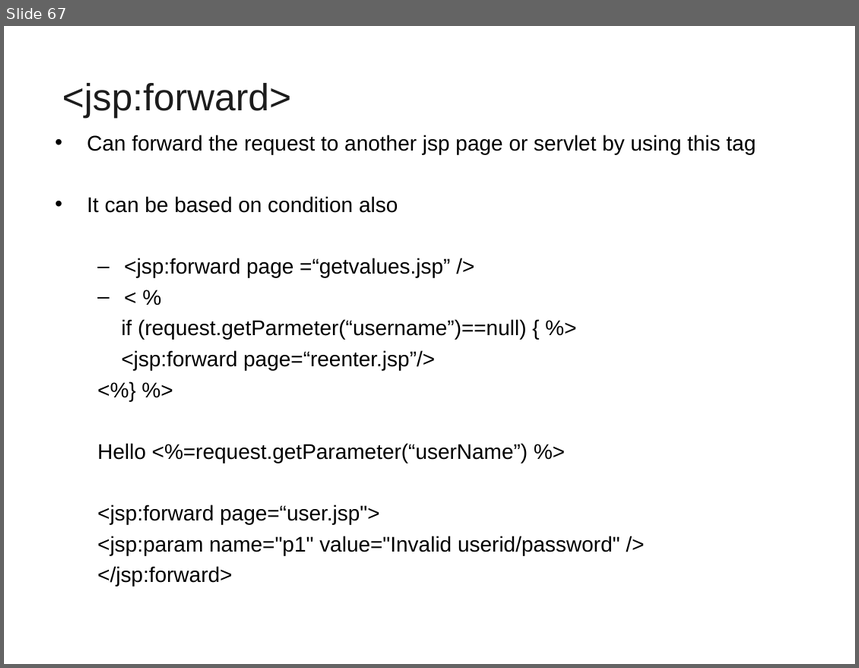
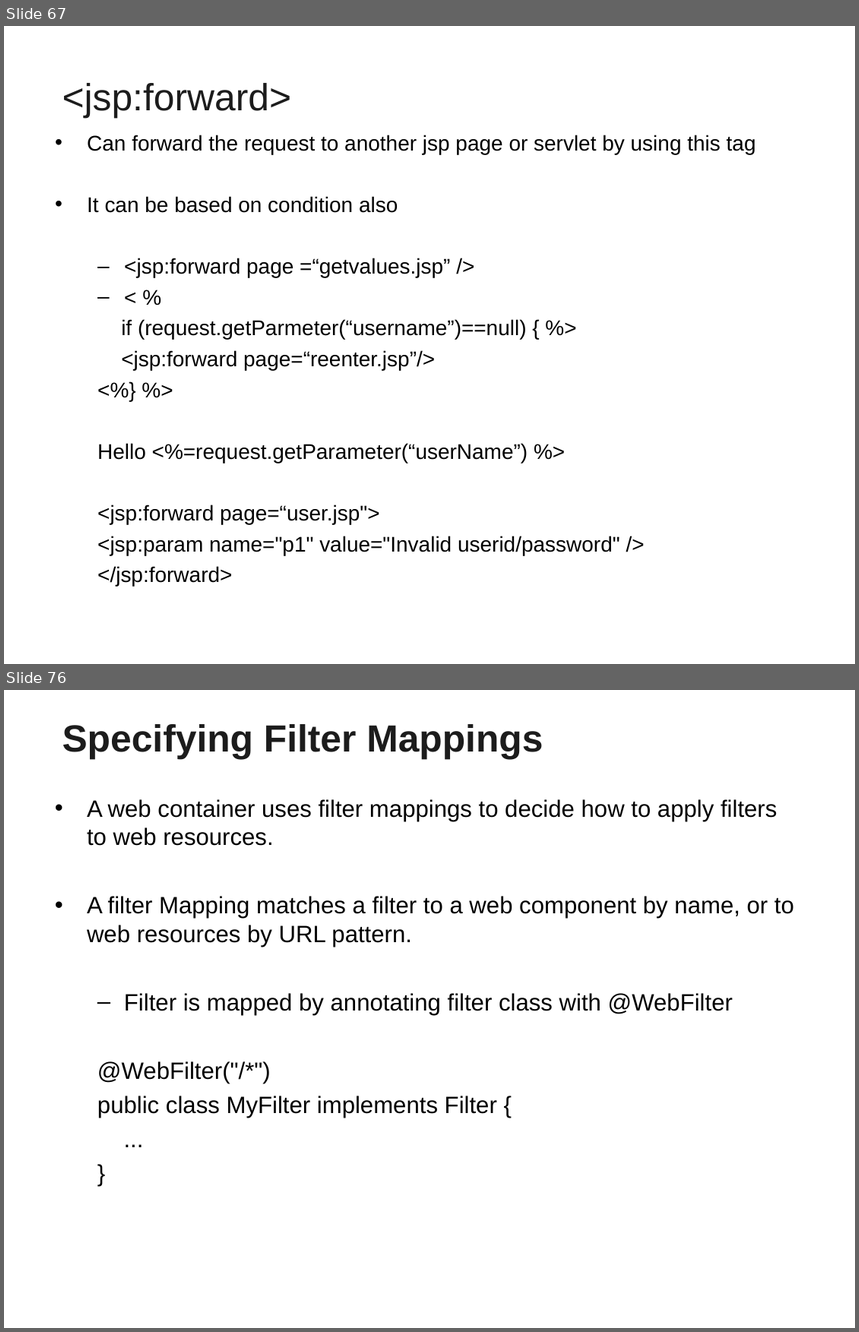
Before and after one commit to vatsanTraining/lumen_sep_2021, a slide deck: JEE_Day1_Lumen_2021.ppt. Shown one above the other, each under a label of ours: slide 67 before the commit, slides 67 and 76 after it; the slides between them are not shown. The pictures are 859x668 and 859x1332 pixels, drawn with LibreOffice and Linux fonts; fonts in the diff are those of the drawing; background and template pictures are left out. Boxes give left, top, right and bottom in pixels: in the first picture for what was removed or moved away, otherwise in the second. Text is boxed around its words. In the diff, an @@ line names an element or a change of style, - is before the commit and + after.

```diff
--- a/JEE_Day1_Lumen_2021.ppt
+++ b/JEE_Day1_Lumen_2021.ppt
@@ slide 76 added at [4, 690, 855, 1328], background picture (left out) @@
@@ title added at [63, 724, 543, 759], 32 pt, text #1C1C1C, bold @@
+Specifying Filter Mappings
@@ text added at [87, 799, 794, 1119], 20 pt, text #000000 @@
+• A web container uses filter mappings to decide how to apply filters to web resources.
+• A filter Mapping matches a filter to a web component by name, or to web resources by URL pattern.
+  – Filter is mapped by annotating filter class with @WebFilter
+  @WebFilter("/*")
+  public class MyFilter implements Filter {
+  ...
+  }
```
Also in this commit, not shown: 1 slide changed, 10 other slides added.
